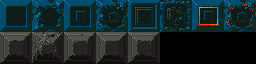
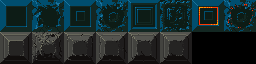
Two versions of the same layered image (256 x 64). Layer-by-layer changes:
painted on "Layer 10" over box(2, 32, 192, 64)
